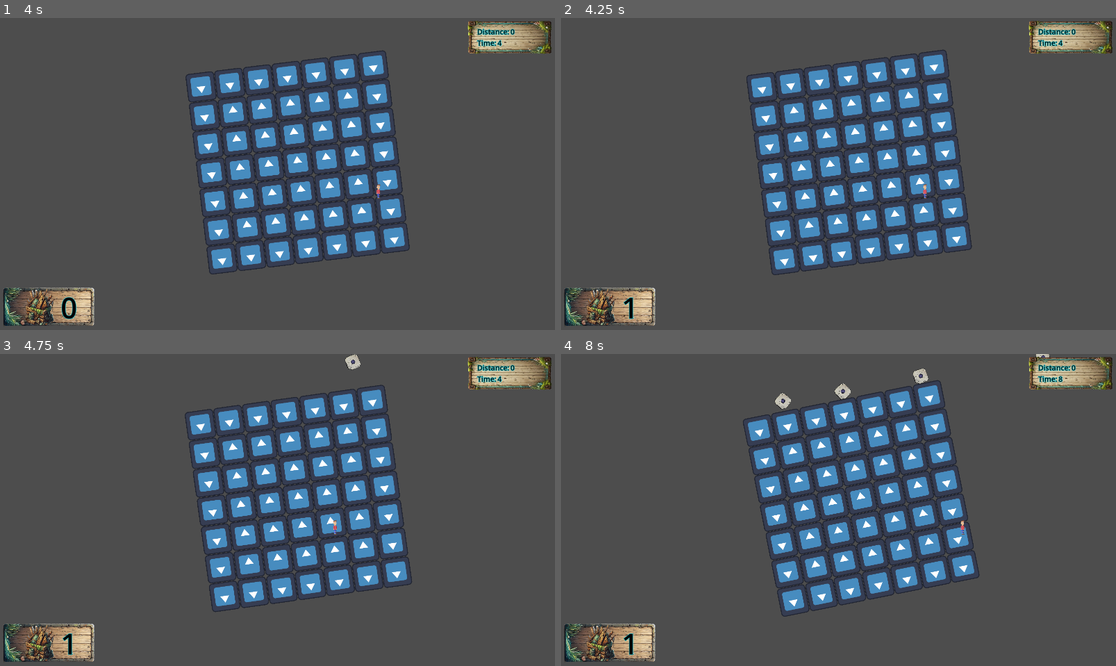
Above: before the commit, frames 1-4 (two rows, left to right).
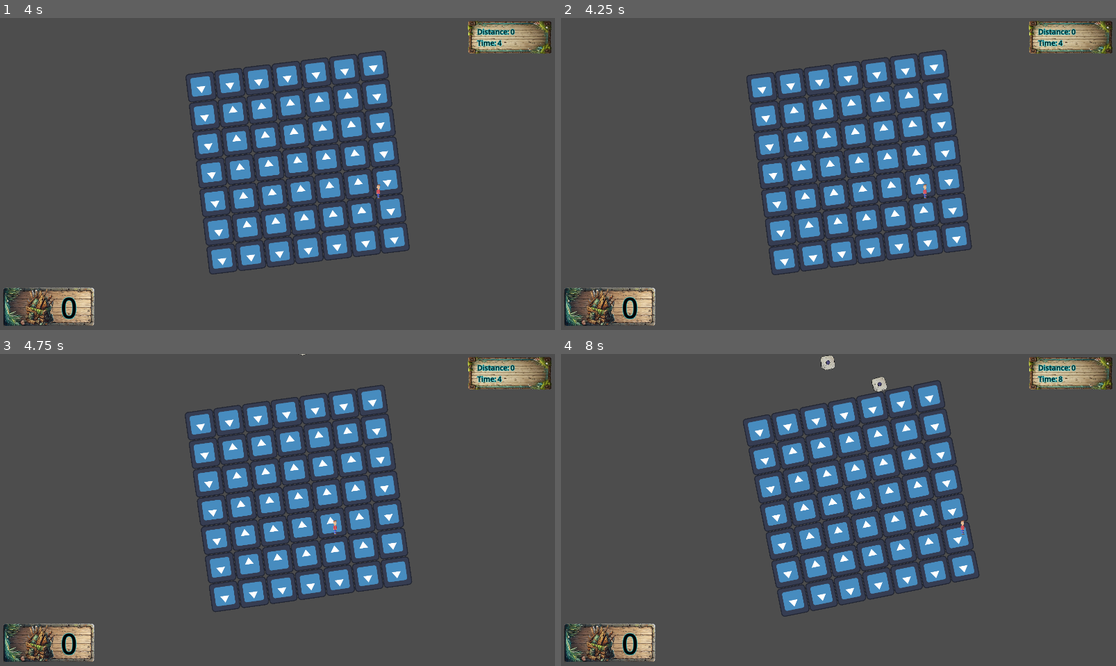
Above: after the commit, the same moments.

Repository: ARCsweden/GameJam2024FallA
Game: Godot game, scene res://Scenes/game.tscn
The game is run twice, just before and just after one commit, with the same random seed, the same clock (stepped at 60 frames per second) and the same inputs. The engine's default icon, where the game draws it, is replaced by a stand-in: a white triangle on a blue panel in a dark square.
Inputs (mouse positions are in pixels of both pictures, inside the frame that each line leads up to):
- Up to frame 1 (4 s): tap Enter at 0.5 s; move the mouse to (399, 158) at 0.52 s; hold Right (ui_right) 0.53-1.28 s; click (399, 158) at 0.67 s; move the mouse to (166, 189) at 1.27 s; hold Down (ui_down) 1.28-2.03 s; move the mouse to (333, 105) at 2.02 s; hold Right (ui_right) 2.03-2.78 s; move the mouse to (249, 236) at 2.77 s; hold Up (ui_up) 2.78-3.53 s; click (249, 236) at 2.92 s; move the mouse to (444, 220) at 3.52 s; hold Left (ui_left) from 3.53 s (still down)
- Up to frame 2 (4.25 s): keep holding Left (ui_left); tap F1 (testUI) at 4.15 s
- Up to frame 3 (4.75 s): keep holding Left (ui_left); move the mouse to (111, 463) at 4.27 s
- Up to frame 4 (8 s): move the mouse to (866, 510) at 5.02 s; release Left (ui_left) at 5.03 s; hold Down (ui_down) 5.03-5.78 s; click (866, 510) at 5.17 s; move the mouse to (755, 432) at 5.77 s; hold Right (ui_right) 5.78-6.53 s; move the mouse to (960, 494) at 6.52 s; hold Up (ui_up) 6.53-7.28 s; move the mouse to (727, 525) at 7.27 s; hold Right (ui_right) from 7.28 s (still down); click (727, 525) at 7.42 s

Frame 1 is identical in both runs. In frame 2, 0.1% of the frame differs, in the area x 11-14%, y 89-97%; in frame 3, 0.2%; in frame 4, 0.7%, in the area x 11-89%, y 0-97%.

Commit message:
Made it possible to pick up grunkor, with different values. Number is currently kept in hud

Diff:
--- a/dontdrowntogether/Scenes/grunka.gd
+++ b/dontdrowntogether/Scenes/grunka.gd
@@ -1,5 +1,7 @@
 extends RigidBody2D
 class_name Grunka
+
+var value: int = 1
 
 # Called when the node enters the scene tree for the first time.
 func _ready() -> void:
@@ -8,4 +10,5 @@
 
 func _on_hooked(body) -> void:
 	if body == self:
+		SignalBus.pickup_grunka.emit(value)
 		queue_free()
--- a/dontdrowntogether/Scripts/SignalBus.gd
+++ b/dontdrowntogether/Scripts/SignalBus.gd
@@ -2,3 +2,6 @@
 
 @warning_ignore("unused_signal")
 signal hooked(grunka)
+
+@warning_ignore("unused_signal")
+signal pickup_grunka(value)
--- a/dontdrowntogether/Scripts/game.gd
+++ b/dontdrowntogether/Scripts/game.gd
@@ -21,17 +21,21 @@
 	if connected.size() == 0:
 		create_player(0)
 
+	# Delay first grunka spawn by a few seconds
 	await get_tree().create_timer(3.0).timeout
-	print("test")
 	grunk_timer.connect("timeout", _on_grunk_spawn)
 	grunk_timer.start(randf_range(1.0, 3.0))
 
 func _on_grunk_spawn() -> void:
 	var grunka: Grunka = GrunkaScene.instantiate()
+	var value = randi_range(1, 5)
+	grunka.value = value
 	grunka.position = Vector2(randf_range(100, 1900), -100)
 	grunka.angular_velocity = randf_range(-1.0, 1.0)
 	grunka.linear_velocity = Vector2(randf_range(-50.0, 50.0), randf_range(100.0, 300.0))
 	add_child(grunka)
+	# Randomize timer
+	grunk_timer.start(randf_range(1.0, 3.0))
 
 func create_player(i: int) -> void:
 	var player = PlayerScene.instantiate()
--- a/dontdrowntogether/UI/hud.gd
+++ b/dontdrowntogether/UI/hud.gd
@@ -13,16 +13,15 @@
 
 
 
-func _input(event):
-	if event.is_action_pressed("testUI"):
-		scrapAmount += 1
-		update_scrap_Counter(scrapAmount)
+func _on_pickup_grunka(value: int) -> void:
+	scrapAmount += value
+	update_scrap_Counter(scrapAmount)
 
 
 # Called when the node enters the scene tree for the first time.
 func _ready() -> void:
 	unixTime_start = Time.get_unix_time_from_system()
-	pass # Replace with function body.
+	SignalBus.pickup_grunka.connect(_on_pickup_grunka)
 
 
 # Called every frame. 'delta' is the elapsed time since the previous frame.
--- a/dontdrowntogether/UI/hud.tscn
+++ b/dontdrowntogether/UI/hud.tscn
@@ -54,7 +54,7 @@
 text = "0"
 
 [node name="ScrapCounter" type="MarginContainer" parent="."]
-anchors_preset = -1
+anchors_preset = 2
 anchor_top = 1.0
 anchor_bottom = 1.0
 offset_left = 10.0
